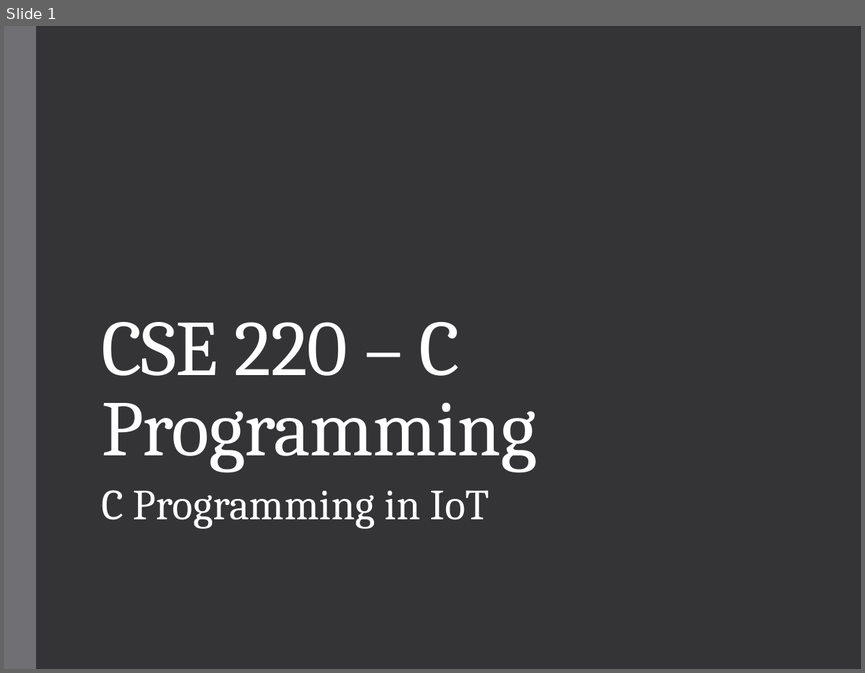
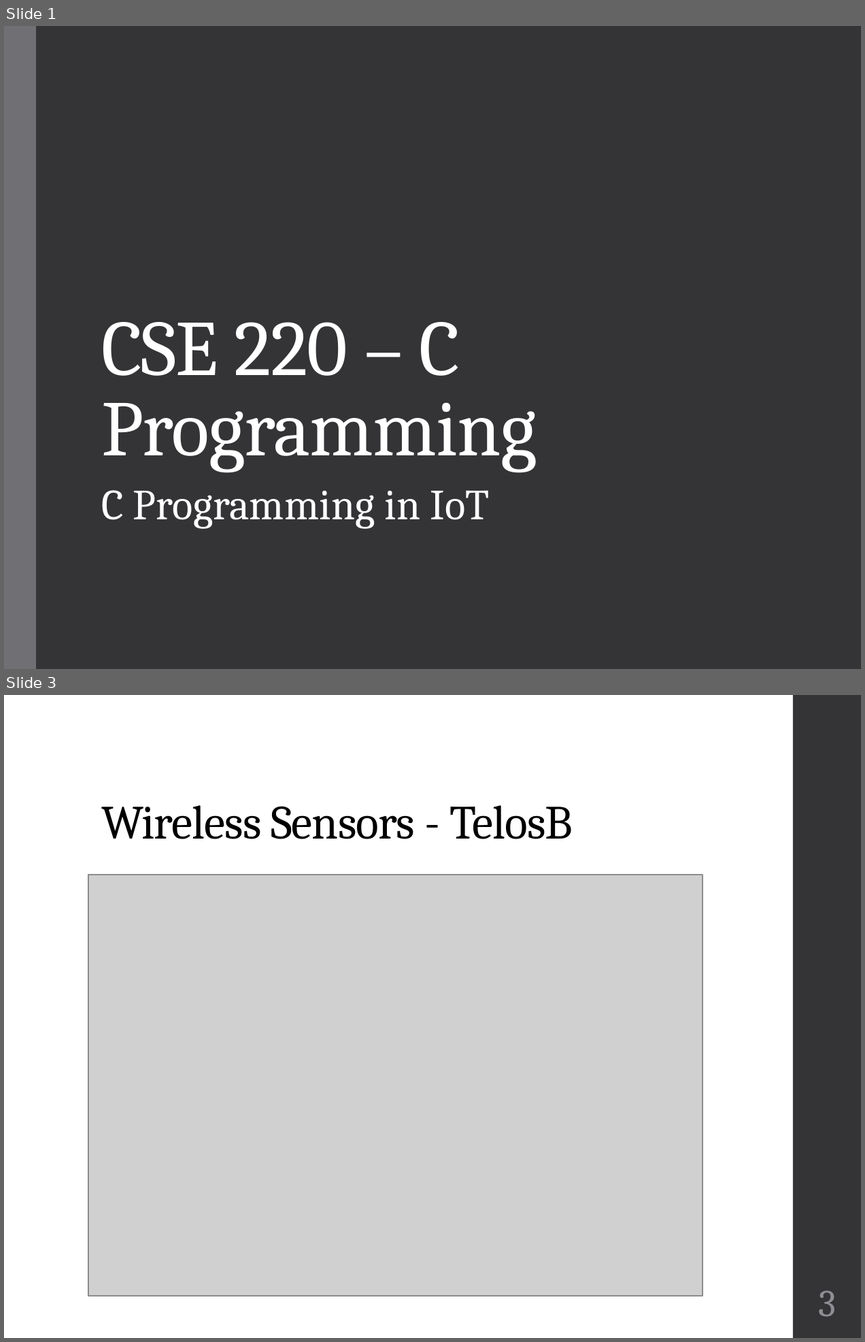
Before and after one commit to geneti/cse220_2020fall, a slide deck: Lectures/cse220-25-C-programming-in-IoT.pptx. Shown one above the other, each under a label of ours: slide 1 before the commit, slides 1 and 3 after it; the slides between them are not shown. The pictures are 865x673 and 865x1342 pixels, drawn with LibreOffice and Linux fonts; fonts in the diff are those of the drawing; grey boxes stand for pictures. Boxes give left, top, right and bottom in pixels: in the first picture for what was removed or moved away, otherwise in the second. Text is boxed around its words. In the diff, an @@ line names an element or a change of style, - is before the commit and + after.

```diff
--- a/Lectures/cse220-25-C-programming-in-IoT.pptx
+++ b/Lectures/cse220-25-C-programming-in-IoT.pptx
@@ slide 3 added at box(4, 695, 861, 1338), background #FFFFFF @@
@@ rectangle added at box(793, 695, 861, 1338), fill #353537 @@
@@ title added at box(101, 805, 573, 839), 40 pt, text #000000 @@
+Wireless Sensors - TelosB
@@ picture added at box(88, 875, 702, 1295) @@
@@ page number added at box(818, 1290, 836, 1316), 32 pt, text #8E8E94 @@
+3
```
Also in this commit, not shown: 14 slides changed, 1 other slide added, 4 slides removed, 1 other file.
